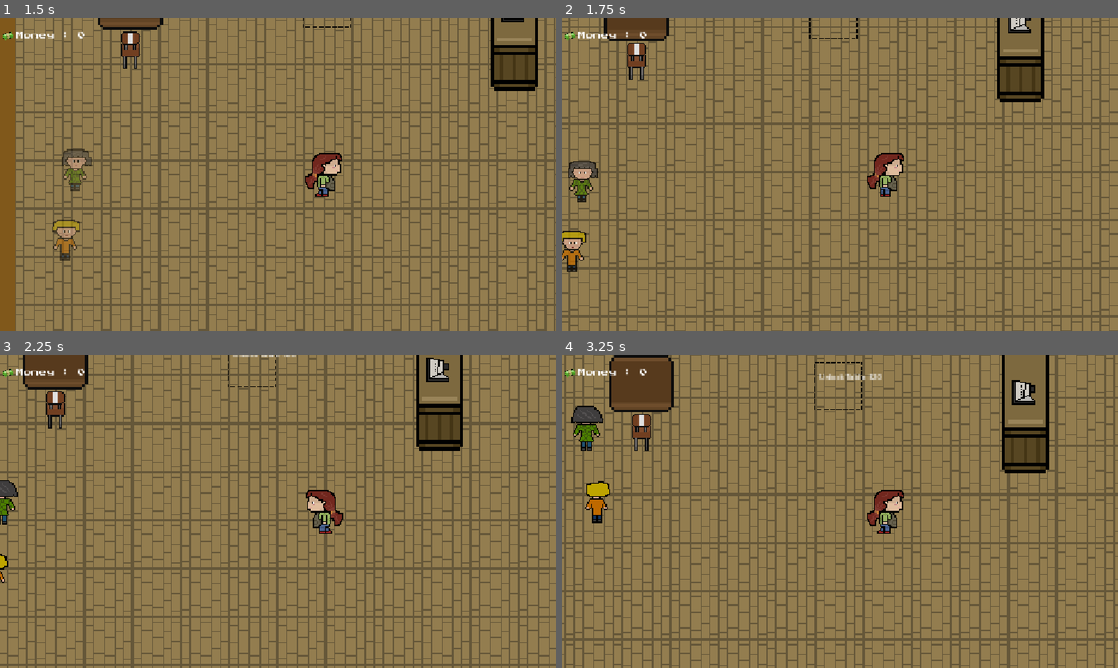
Above: before the commit, frames 1-4 (two rows, left to right).
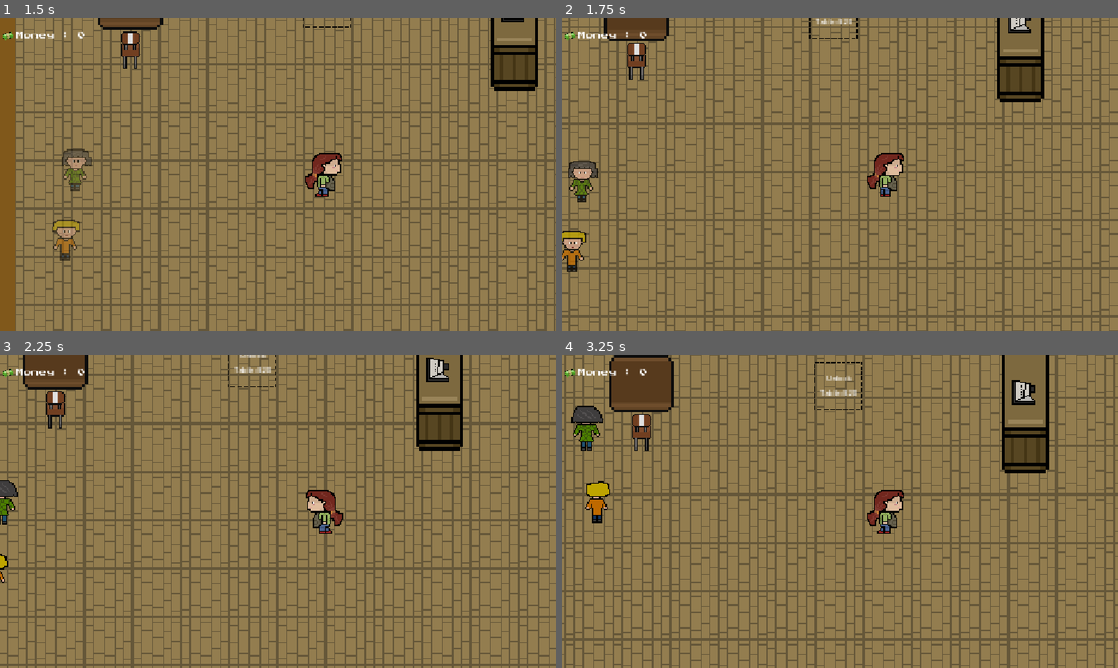
Above: after the commit, the same moments.

Repository: rafaybuildstuff/snowside-cafe
Game: Godot game, scene res://scene/cafe_scene.tscn
The game is run twice, just before and just after one commit, with the same random seed, the same clock (stepped at 60 frames per second) and the same inputs. The project has no main scene, so this scene is started directly.
Inputs (mouse positions are in pixels of both pictures, inside the frame that each line leads up to):
- Up to frame 1 (1.5 s): tap Enter (ui_accept) at 0.5, 0.6 s; move the mouse to (400, 158) at 0.52 s; hold Right (ui_right) from 0.53 s (still down); click (400, 158) at 0.67 s; tap Up (jump) at 0.77, 0.8, 1.07, 1.35 s; move the mouse to (166, 190) at 1.27 s
- Up to frame 2 (1.75 s): keep holding Right (ui_right); tap Up (jump) at 1.52 s; tap Enter (ui_accept) at 1.55 s
- Up to frame 3 (2.25 s): tap Up (jump) at 1.82 s; move the mouse to (333, 442) at 2.02 s; release Right (ui_right) at 2.03 s; hold Left (ui_left) from 2.03 s (still down); tap Enter (ui_accept) at 2.1 s
- Up to frame 4 (3.25 s): tap Up (jump) at 2.3, 3.02 s; move the mouse to (812, 574) at 2.77 s; release Left (ui_left) at 2.78 s; hold Right (ui_right) from 2.78 s (still down); tap Alt at 2.85 s; click (812, 574) at 2.92 s; tap Enter (ui_accept) at 3.05 s

Frame 1 is identical in both runs. In frame 2, less than 0.1% of the frame differs, in the area x 45-53%, y 0-2%; in frame 3, 0.2%; in frame 4, 0.3%, in the area x 46-58%, y 6-14%.

Commit message:
i am having some promblem is custome 3 and 4 the customer4 issue is solved but the customer3 is not solving also added some background music and sound effects in the music folder i had some changes in tabel and updrate 1 scripts

Diff:
--- a/scene/cafe_scene.tscn
+++ b/scene/cafe_scene.tscn
@@ -73,10 +73,13 @@
 font_size = 10
 
 [sub_resource type="RectangleShape2D" id="RectangleShape2D_ijeb4"]
-size = Vector2(9.726311, 7.6421313)
+size = Vector2(9.726311, 6.9473906)
 
 [sub_resource type="RectangleShape2D" id="RectangleShape2D_w2f55"]
 size = Vector2(11, 9)
+
+[sub_resource type="RectangleShape2D" id="RectangleShape2D_73gsv"]
+size = Vector2(12, 10)
 
 [node name="cafe scene" type="Node2D" unique_id=861144632]
 
@@ -265,20 +268,20 @@
 
 [node name="Seat3" type="Area2D" parent="seatss" unique_id=1806613756]
 z_index = -1
-position = Vector2(57.000004, -223.00002)
+position = Vector2(220, -201.00002)
 scale = Vector2(1.4393939, 1.439394)
+collision_layer = 0
 
 [node name="Sprite2D" type="Sprite2D" parent="seatss/Seat3" unique_id=1400458907]
-visible = false
-z_index = -1
-position = Vector2(113.936844, 7.6421204)
+z_index = -1
+position = Vector2(2.084198, -4.863142)
 scale = Vector2(0.9030525, 0.97599995)
 texture = ExtResource("10_hekup")
 region_enabled = true
 region_rect = Rect2(88.9042, 51.57639, 25.401352, 32.739513)
 
 [node name="CollisionShape2D" type="CollisionShape2D" parent="seatss/Seat3" unique_id=1184166708]
-position = Vector2(111.852646, 14.242142)
+position = Vector2(0.6947403, 2.0842228)
 shape = SubResource("RectangleShape2D_ijeb4")
 
 [node name="Seat2" type="Area2D" parent="seatss" unique_id=706042183]
@@ -294,17 +297,16 @@
 shape = SubResource("RectangleShape2D_w2f55")
 
 [node name="Seat4" type="Area2D" parent="seatss" unique_id=163978625]
-
-[node name="Sprite2D" type="Sprite2D" parent="seatss/Seat4" unique_id=1878713069]
-visible = false
-position = Vector2(218, -135)
+position = Vector2(220, -138)
+
+[node name="Sprite2D" type="Sprite2D" parent="seatss/Seat4" unique_id=747294884]
 texture = ExtResource("10_hekup")
 region_enabled = true
-region_rect = Rect2(0, 81.47476, 38.31909, 38.525238)
-
-[node name="CollisionShape2D" type="CollisionShape2D" parent="seatss/Seat4" unique_id=624475184]
-position = Vector2(219, -139)
-shape = SubResource("RectangleShape2D_w2f55")
+region_rect = Rect2(0, 83.81453, 39.536926, 36.18547)
+
+[node name="CollisionShape2D" type="CollisionShape2D" parent="seatss/Seat4" unique_id=1244217833]
+position = Vector2(0, 1)
+shape = SubResource("RectangleShape2D_73gsv")
 
 [node name="waypointss" type="Node" parent="." unique_id=463387817]
 
@@ -314,6 +316,12 @@
 
 [node name="Waypoint2" type="Marker2D" parent="waypointss" unique_id=218480473]
 position = Vector2(29, -129)
+
+[node name="Waypoint3" type="Marker2D" parent="waypointss" unique_id=1352340575]
+position = Vector2(198, -205)
+
+[node name="Waypoint4" type="Marker2D" parent="waypointss" unique_id=817959092]
+position = Vector2(193, -138)
 
 [node name="customers" type="Node" parent="." unique_id=1017354552]
 
@@ -343,5 +351,8 @@
 scale = Vector2(0.6, 0.6)
 texture = ExtResource("14_ls2p7")
 
-[node name="upgrade 1" parent="." unique_id=1756008415 instance=ExtResource("11_6g4wj")]
+[node name="updates in cafe" type="Node" parent="." unique_id=2138238227]
+
+[node name="upgrade 1" parent="updates in cafe" unique_id=1756008415 instance=ExtResource("11_6g4wj")]
+z_index = -1
 position = Vector2(219, -170)
--- a/scene/customer_3.gd
+++ b/scene/customer_3.gd
@@ -1,25 +1,116 @@
 extends CharacterBody2D
 
+@export var movement_speed: float = 80.0
 
-const SPEED = 300.0
-const JUMP_VELOCITY = -400.0
+@onready var animated_sprite: AnimatedSprite2D = $AnimatedSprite2D
+@onready var prompt_label: Label = $Label
 
+enum Customer3State { WAITING_TO_SPAWN, WALKING_TO_SEAT, SITTING, WAITING_FOR_ORDER, DRINKING, LEAVING }
+var current_state: Customer3State = Customer3State.WAITING_TO_SPAWN
 
-func _physics_process(delta: float) -> void:
-	# Add the gravity.
-	if not is_on_floor():
-		velocity += get_gravity() * delta
+var target_position: Vector2 = Vector2.ZERO
 
-	# Handle jump.
-	if Input.is_action_just_pressed("ui_accept") and is_on_floor():
-		velocity.y = JUMP_VELOCITY
+func _ready() -> void:
+	modulate.a = 0.0
+	if prompt_label:
+		prompt_label.visible = false
+	spawn_sequence()
 
-	# Get the input direction and handle the movement/deceleration.
-	# As good practice, you should replace UI actions with custom gameplay actions.
-	var direction := Input.get_axis("ui_left", "ui_right")
-	if direction:
-		velocity.x = direction * SPEED
-	else:
-		velocity.x = move_toward(velocity.x, 0, SPEED)
+func spawn_sequence() -> void:
+	await get_tree().create_timer(1.0).timeout
+
+	var tween = create_tween()
+	tween.tween_property(self, "modulate:a", 1.0, 1.0)
+	await tween.finished
+
+	await get_tree().process_frame
+
+	var current_scene = get_tree().current_scene
+	if current_scene:
+		var seat3 = current_scene.find_child("Seat3", true, false)
+		if seat3:
+			target_position = seat3.global_position
+			current_state = Customer3State.WALKING_TO_SEAT
+		else:
+			print("ERROR: Seat3 could not be found in the scene!")
+
+func _physics_process(_delta: float) -> void:
+	match current_state:
+		Customer3State.WALKING_TO_SEAT:
+			var direction = global_position.direction_to(target_position)
+			velocity = direction * movement_speed
+
+			animated_sprite.scale = Vector2(1.0, 1.0)
+
+			if abs(direction.x) > abs(direction.y):
+				if direction.x > 0:
+					animated_sprite.play("walking right")
+				else:
+					animated_sprite.play("walking left")
+			else:
+				if direction.y > 0:
+					animated_sprite.play("walking toward")
+				else:
+					animated_sprite.play("walking backward")
+
+			# When close enough, snap to seat and sit down immediately
+			if global_position.distance_to(target_position) < 25.0:
+				velocity = Vector2.ZERO
+				global_position = target_position
+				sit_down()
+
+		Customer3State.SITTING, Customer3State.WAITING_FOR_ORDER, Customer3State.DRINKING:
+			velocity = Vector2.ZERO
 
 	move_and_slide()
+
+func sit_down() -> void:
+	current_state = Customer3State.SITTING
+	velocity = Vector2.ZERO
+
+	# Disable her collision so she doesn't get pushed around
+	if has_node("CollisionShape2D"):
+		$CollisionShape2D.disabled = true
+
+	animated_sprite.scale = Vector2(1.2, 1.2)
+
+	if animated_sprite.sprite_frames.has_animation("sitting"):
+		animated_sprite.play("sitting")
+
+	animated_sprite.flip_h = false
+
+	await get_tree().create_timer(0.2).timeout
+
+	current_state = Customer3State.WAITING_FOR_ORDER
+	if prompt_label:
+		prompt_label.text = "One coffee"
+		prompt_label.visible = true
+
+func start_coffee_countdown() -> void:
+	current_state = Customer3State.DRINKING
+	if prompt_label:
+		prompt_label.visible = true
+		for i in range(3, 0, -1):
+			prompt_label.text = "Drinking... " + str(i)
+			await get_tree().create_timer(1.0).timeout
+
+		current_state = Customer3State.WAITING_FOR_ORDER
+		prompt_label.text = "One sandwich"
+
+func start_sandwich_countdown() -> void:
+	current_state = Customer3State.DRINKING
+	if prompt_label:
+		prompt_label.visible = true
+		for i in range(3, 0, -1):
+			prompt_label.text = "Eating... " + str(i)
+			await get_tree().create_timer(1.0).timeout
+
+		prompt_label.visible = false
+	fade_out_and_leave()
+
+func fade_out_and_leave() -> void:
+	current_state = Customer3State.LEAVING
+	var tween = create_tween()
+	tween.tween_property(self, "modulate:a", 0.0, 1.0)
+	await tween.finished
+	queue_free()
--- a/scene/customer_3.tscn
+++ b/scene/customer_3.tscn
@@ -1,5 +1,6 @@
 [gd_scene format=3 uid="uid://bm6c0o4kjqd6g"]
 
+[ext_resource type="Script" uid="uid://cxvwm2mij6p60" path="res://scene/customer_3.gd" id="1_f215r"]
 [ext_resource type="Texture2D" uid="uid://ciqfcmu8n8fnt" path="res://assets/customer.png" id="1_mc7od"]
 
 [sub_resource type="AtlasTexture" id="AtlasTexture_f215r"]
@@ -82,18 +83,24 @@
 [sub_resource type="RectangleShape2D" id="RectangleShape2D_737ee"]
 size = Vector2(20, 34)
 
+[sub_resource type="LabelSettings" id="LabelSettings_nt4qe"]
+font_size = 10
+
 [node name="Customer3" type="CharacterBody2D" unique_id=2040717893]
+script = ExtResource("1_f215r")
 
 [node name="AnimatedSprite2D" type="AnimatedSprite2D" parent="." unique_id=57685985]
+position = Vector2(0, -4)
 sprite_frames = SubResource("SpriteFrames_mel2l")
 animation = &"walking backward"
 
 [node name="CollisionShape2D" type="CollisionShape2D" parent="." unique_id=304846420]
-position = Vector2(0, 3)
+position = Vector2(0, -1)
 shape = SubResource("RectangleShape2D_737ee")
 
 [node name="Label" type="Label" parent="." unique_id=1497681459]
 offset_left = -18.0
-offset_top = -21.0
+offset_top = -24.0
 offset_right = 22.0
-offset_bottom = 2.0
+offset_bottom = -1.0
+label_settings = SubResource("LabelSettings_nt4qe")
--- /dev/null
+++ b/scene/customer_4.gd
@@ -0,0 +1,131 @@
+extends CharacterBody2D
+
+@export var movement_speed: float = 80.0
+
+@onready var animated_sprite: AnimatedSprite2D = $AnimatedSprite2D
+@onready var prompt_label: Label = $Label
+
+enum Customer4State { WAITING_TO_SPAWN, WALKING_PATH, SITTING, WAITING_FOR_ORDER, DRINKING, LEAVING }
+var current_state: Customer4State = Customer4State.WAITING_TO_SPAWN
+
+var path_points: Array[Node2D] = []
+var current_point_index: int = 0
+var sit_spot: Node2D = null
+
+func _ready() -> void:
+	modulate.a = 0.0
+	if prompt_label:
+		prompt_label.visible = false
+	spawn_sequence()
+
+func spawn_sequence() -> void:
+	await get_tree().create_timer(1.0).timeout
+
+	var tween = create_tween()
+	tween.tween_property(self, "modulate:a", 1.0, 1.0)
+	await tween.finished
+
+	var current_scene = get_tree().current_scene
+	if current_scene:
+		var wp4 = current_scene.find_child("Waypoint4", true, false)
+		var seat4 = current_scene.find_child("Seat4", true, false)
+
+		if seat4:
+			if seat4.global_position == Vector2.ZERO and seat4.has_node("CollisionShape2D"):
+				sit_spot = seat4.get_node("CollisionShape2D")
+			else:
+				sit_spot = seat4
+
+		path_points.clear()
+		if wp4:
+			path_points.append(wp4)
+		if sit_spot:
+			path_points.append(sit_spot)
+
+	if path_points.size() > 0:
+		current_point_index = 0
+		current_state = Customer4State.WALKING_PATH
+	else:
+		print("WARNING: Seat4 or Waypoint4 not found for Customer 4!")
+
+func _physics_process(_delta: float) -> void:
+	match current_state:
+		Customer4State.WALKING_PATH:
+			if current_point_index < path_points.size():
+				var target_node = path_points[current_point_index]
+				var direction = global_position.direction_to(target_node.global_position)
+				velocity = direction * movement_speed
+
+				animated_sprite.scale = Vector2(1.0, 1.0)
+
+				if abs(direction.x) > abs(direction.y):
+					if direction.x > 0:
+						animated_sprite.play("walking right")
+					else:
+						animated_sprite.play("walking left")
+				else:
+					if direction.y > 0:
+						animated_sprite.play("walking forward")
+					else:
+						animated_sprite.play("walking backward")
+
+				if global_position.distance_to(target_node.global_position) < 6.0:
+					current_point_index += 1
+					if current_point_index >= path_points.size():
+						velocity = Vector2.ZERO
+						global_position = target_node.global_position
+						sit_down()
+			else:
+				velocity = Vector2.ZERO
+
+		Customer4State.SITTING, Customer4State.WAITING_FOR_ORDER, Customer4State.DRINKING:
+			velocity = Vector2.ZERO
+
+	move_and_slide()
+
+func sit_down() -> void:
+	current_state = Customer4State.SITTING
+	velocity = Vector2.ZERO
+
+	animated_sprite.scale = Vector2(1.2, 1.2)
+
+	if animated_sprite.sprite_frames.has_animation("sitting"):
+		animated_sprite.play("sitting")
+
+	animated_sprite.flip_h = false
+
+	await get_tree().create_timer(0.2).timeout
+
+	current_state = Customer4State.WAITING_FOR_ORDER
+	if prompt_label:
+		prompt_label.text = "One coffee"
+		prompt_label.visible = true
+
+func start_coffee_countdown() -> void:
+	current_state = Customer4State.DRINKING
+	if prompt_label:
+		prompt_label.visible = true
+		for i in range(3, 0, -1):
+			prompt_label.text = "Drinking... " + str(i)
+			await get_tree().create_timer(1.0).timeout
+
+		current_state = Customer4State.WAITING_FOR_ORDER
+		prompt_label.text = "One sandwich"
+
+func start_sandwich_countdown() -> void:
+	current_state = Customer4State.DRINKING
+	if prompt_label:
+		prompt_label.visible = true
+		for i in range(3, 0, -1):
+			prompt_label.text = "Eating... " + str(i)
+			await get_tree().create_timer(1.0).timeout
+
+		prompt_label.visible = false
+	fade_out_and_leave()
+
+func fade_out_and_leave() -> void:
+	current_state = Customer4State.LEAVING
+	var tween = create_tween()
+	tween.tween_property(self, "modulate:a", 0.0, 1.0)
+	await tween.finished
+	queue_free()
--- a/scene/customer_4.tscn
+++ b/scene/customer_4.tscn
@@ -1,6 +1,7 @@
 [gd_scene format=3 uid="uid://bxfi3ccmd22r3"]
 
 [ext_resource type="Texture2D" uid="uid://ciqfcmu8n8fnt" path="res://assets/customer.png" id="1_737ee"]
+[ext_resource type="Script" uid="uid://tc02iyjmiklw" path="res://scene/customer_4.gd" id="1_vq0lt"]
 
 [sub_resource type="AtlasTexture" id="AtlasTexture_vq0lt"]
 atlas = ExtResource("1_737ee")
@@ -82,11 +83,16 @@
 [sub_resource type="RectangleShape2D" id="RectangleShape2D_6dpmh"]
 size = Vector2(20, 34)
 
+[sub_resource type="LabelSettings" id="LabelSettings_f215r"]
+font_size = 10
+
 [node name="Customer4" type="CharacterBody2D" unique_id=198006399]
+script = ExtResource("1_vq0lt")
 
 [node name="AnimatedSprite2D" type="AnimatedSprite2D" parent="." unique_id=1006016307]
+z_index = -1
 sprite_frames = SubResource("SpriteFrames_rn1xw")
-animation = &"walking backward"
+animation = &"sitting"
 
 [node name="CollisionShape2D" type="CollisionShape2D" parent="." unique_id=1687291659]
 position = Vector2(0, 3)
@@ -97,3 +103,4 @@
 offset_top = -22.0
 offset_right = 24.0
 offset_bottom = 1.0
+label_settings = SubResource("LabelSettings_f215r")
--- a/scene/tabel.tscn
+++ b/scene/tabel.tscn
@@ -67,13 +67,13 @@
 }]
 
 [sub_resource type="RectangleShape2D" id="RectangleShape2D_nt4qe"]
-size = Vector2(50.666668, 30)
+size = Vector2(50.666668, 28)
 
 [sub_resource type="LabelSettings" id="LabelSettings_3cfvr"]
 font_size = 10
 
 [sub_resource type="RectangleShape2D" id="RectangleShape2D_mel2l"]
-size = Vector2(36, 32)
+size = Vector2(31.333332, 26.666668)
 
 [node name="Tabel" type="Area2D" unique_id=714907687]
 scale = Vector2(1.5, 1.5)
@@ -85,7 +85,7 @@
 animation = &"clean"
 
 [node name="CollisionShape2D" type="CollisionShape2D" parent="." unique_id=1623991680]
-position = Vector2(-1.3333349, 3)
+position = Vector2(-1.3333349, 2)
 shape = SubResource("RectangleShape2D_nt4qe")
 
 [node name="Label" type="Label" parent="." unique_id=1225512926]
@@ -99,5 +99,5 @@
 [node name="StaticBody2D" type="StaticBody2D" parent="." unique_id=1664697590]
 
 [node name="CollisionShape2D" type="CollisionShape2D" parent="StaticBody2D" unique_id=533058741]
-position = Vector2(-1.3333321, 2)
+position = Vector2(-1.6666665, 2)
 shape = SubResource("RectangleShape2D_mel2l")
--- a/scene/upgrade_1.tscn
+++ b/scene/upgrade_1.tscn
@@ -18,10 +18,12 @@
 
 [node name="Label" type="Label" parent="." unique_id=1253980805]
 texture_filter = 1
-offset_left = -16.0
-offset_top = -12.0
-offset_right = 17.0
-offset_bottom = 11.0
+offset_left = -17.0
+offset_top = -13.0
+offset_right = 18.0
+offset_bottom = 12.0
 theme_override_font_sizes/font_size = 6
 text = "Unlock
 Table: $20"
+horizontal_alignment = 1
+vertical_alignment = 1
--- a/tabel.gd
+++ b/tabel.gd
@@ -1,4 +1,7 @@
 extends Area2D
+
+# If true, this table uses Customer 3 & 4. If false, it uses Customer 1 & 2.
+@export var is_second_table: bool = false
 
 enum TableState {
 	CLEAN_WAITING_COFFEE,
@@ -13,11 +16,22 @@
 @onready var prompt_label: Label = $Label
 @onready var animated_sprite: AnimatedSprite2D = $AnimatedSprite2D
 
+var current_customers: Array[Node] = []
+
 func _ready() -> void:
 	body_entered.connect(_on_body_entered)
 	if prompt_label:
 		prompt_label.visible = false
 	update_table_appearance()
+
+	# Link initial Table 1 customers if they exist in the scene
+	if not is_second_table:
+		var current_scene = get_tree().current_scene
+		if current_scene:
+			var c1 = current_scene.find_child("Customer", true, false)
+			var c2 = current_scene.find_child("Customer2", true, false)
+			if c1: current_customers.append(c1)
+			if c2: current_customers.append(c2)
 
 func _on_body_entered(body: Node2D) -> void:
 	if body.name != "player" and body.name != "playerr":
@@ -45,39 +59,24 @@
 			update_table_appearance()
 			trigger_customers_sandwich()
 
-func get_both_customers() -> Array[Node]:
-	var customers: Array[Node] = []
-	var current_scene = get_tree().current_scene
-	if current_scene:
-		var customers_folder = current_scene.find_child("customers", true, false)
-		if customers_folder:
-			for child in customers_folder.get_children():
-				if child.has_method("start_coffee_countdown"):
-					customers.append(child)
-		else:
-			var c1 = current_scene.get_node_or_null("Customer")
-			var c2 = current_scene.get_node_or_null("Customer2")
-			if c1: customers.append(c1)
-			if c2: customers.append(c2)
-	return customers
-
 func trigger_customers_coffee() -> void:
-	for cust in get_both_customers():
-		cust.start_coffee_countdown()
+	for cust in current_customers:
+		if cust and is_instance_valid(cust) and cust.has_method("start_coffee_countdown"):
+			cust.start_coffee_countdown()
 
 	await get_tree().create_timer(3.0).timeout
 	state = TableState.CLEAN_WAITING_SANDWICH
 	update_table_appearance()
 
 func trigger_customers_sandwich() -> void:
-	for cust in get_both_customers():
-		if cust.has_method("start_sandwich_countdown"):
+	for cust in current_customers:
+		if cust and is_instance_valid(cust) and cust.has_method("start_sandwich_countdown"):
 			cust.start_sandwich_countdown()
 
 	# Wait 3 seconds while they finish eating
 	await get_tree().create_timer(3.0).timeout
 
-	# SPAWN MONEY ON THE LEFT SIDE OF THE TABLE
+	# Spawn money on the left side of this table
 	var money_scene = load("res://scene/money.tscn")
 	if money_scene:
 		var money_instance = money_scene.instantiate()
@@ -86,11 +85,11 @@
 			current_scene.add_child(money_instance)
 			money_instance.global_position = global_position + Vector2(-40, 0)
 
-	# Reset table back to clean, ready for new customers
+	# Reset table back to clean
 	state = TableState.CLEAN_WAITING_COFFEE
 	update_table_appearance()
 
-	# Automatically spawn a brand new pair of customers for this table
+	# Respawn the correct pair of customers for this specific table
 	spawn_new_customers()
 
 func spawn_new_customers() -> void:
@@ -98,14 +97,22 @@
 	if not current_scene:
 		return
 
-	var cust1_scene = load("res://scene/customer.tscn")
-	var cust2_scene = load("res://scene/customer_2.tscn")
+	var cust1_scene
+	var cust2_scene
+
+	if is_second_table:
+		cust1_scene = load("res://scene/customer_3.tscn")
+		cust2_scene = load("res://scene/customer_4.tscn")
+	else:
+		cust1_scene = load("res://scene/customer.tscn")
+		cust2_scene = load("res://scene/customer_2.tscn")
 
 	if cust1_scene and cust2_scene:
 		var c1 = cust1_scene.instantiate()
 		var c2 = cust2_scene.instantiate()
 
-		# Add them into the "customers" folder if it exists, otherwise add to root
+		current_customers = [c1, c2]
+
 		var customers_folder = current_scene.find_child("customers", true, false)
 		if customers_folder:
 			customers_folder.add_child(c1)
@@ -114,7 +121,7 @@
 			current_scene.add_child(c1)
 			current_scene.add_child(c2)
 
-		# Spawn them inside the cafe at the exact indoor entrance coordinates
+		# Entrance spawn position inside the cafe
 		c1.global_position = Vector2(10, -20)
 		c2.global_position = Vector2(35, 0)
 
--- a/upgrade_1.gd
+++ b/upgrade_1.gd
@@ -6,7 +6,7 @@
 func _ready() -> void:
 	body_entered.connect(_on_body_entered)
 	if label:
-		label.text = "Unlock Table: $20"
+		label.text = "Unlock\nTable: $20"
 
 	# Automatically hide Seat3 and Seat4 at the start of the game
 	call_deferred("set_chairs_active", false)
@@ -15,8 +15,6 @@
 	if body.has_method("add_money") and "score" in body:
 		if body.score >= table_cost:
 			body.add_money(-table_cost)
-
-			# Use call_deferred so Godot doesn't throw the "flushing queries" physics error
 			call_deferred("spawn_new_cafe_content")
 		else:
 			print("Not enough money! Need $20.")
@@ -26,17 +24,21 @@
 	if not current_scene:
 		return
 
-	# 1. Spawn the new table
+	# 1. Spawn Table 2 and mark it as the second table
 	var table_scene = load("res://scene/tabel.tscn")
 	if table_scene:
 		var new_table = table_scene.instantiate()
+		new_table.is_second_table = true # Tells this table to use Customer 3 & 4
 		current_scene.add_child(new_table)
 		new_table.global_position = global_position
+
+		# Immediately spawn Customer 3 and Customer 4 for this new table!
+		new_table.spawn_new_customers()
 
 	# 2. Reveal Seat3 and Seat4 and enable their collisions
 	set_chairs_active(true)
 
-	# 3. Remove the upgrade zone
+	# 3. Remove the upgrade zone permanently
 	queue_free()
 
 func set_chairs_active(is_active: bool) -> void:
Not shown, added: music/1 bg.mp3.import
Not shown, added: music/2 bg.mp3.import
Not shown, added: music/entery.mp3.import
Not shown, added: music/upgrade.mp3.import
Not shown, added: scene/customer_4.gd.uid
Not shown, added: music/1 bg.mp3
Not shown, added: music/2 bg.mp3
Not shown, added: music/entery.mp3
Not shown, added: music/upgrade.mp3
